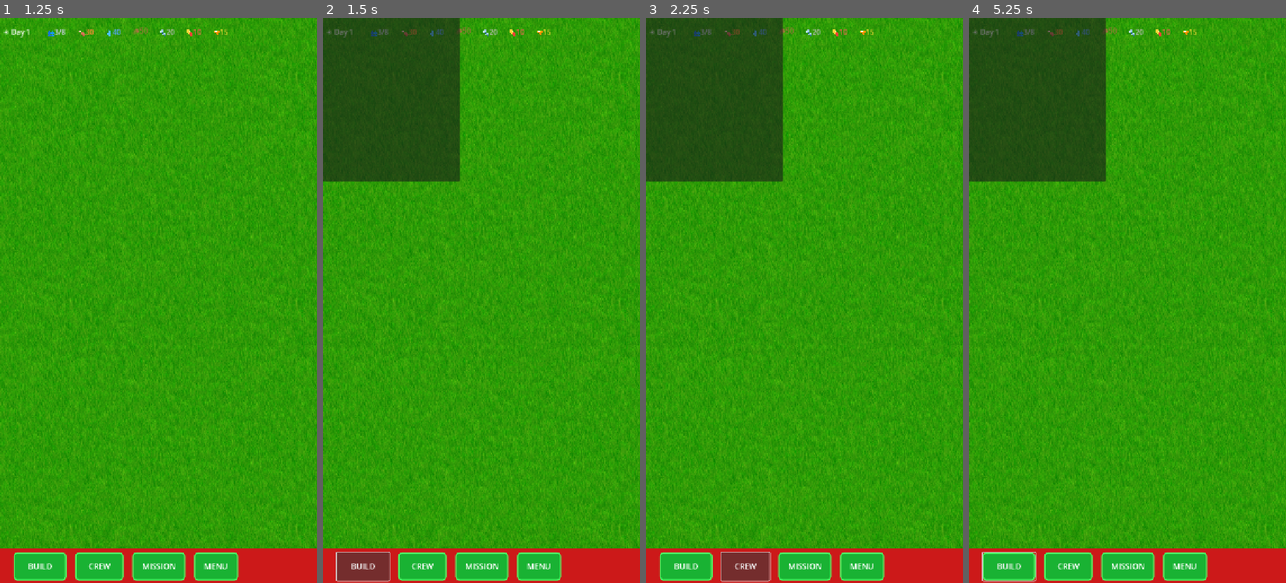
Above: before the commit, frames 1-4 (left to right).
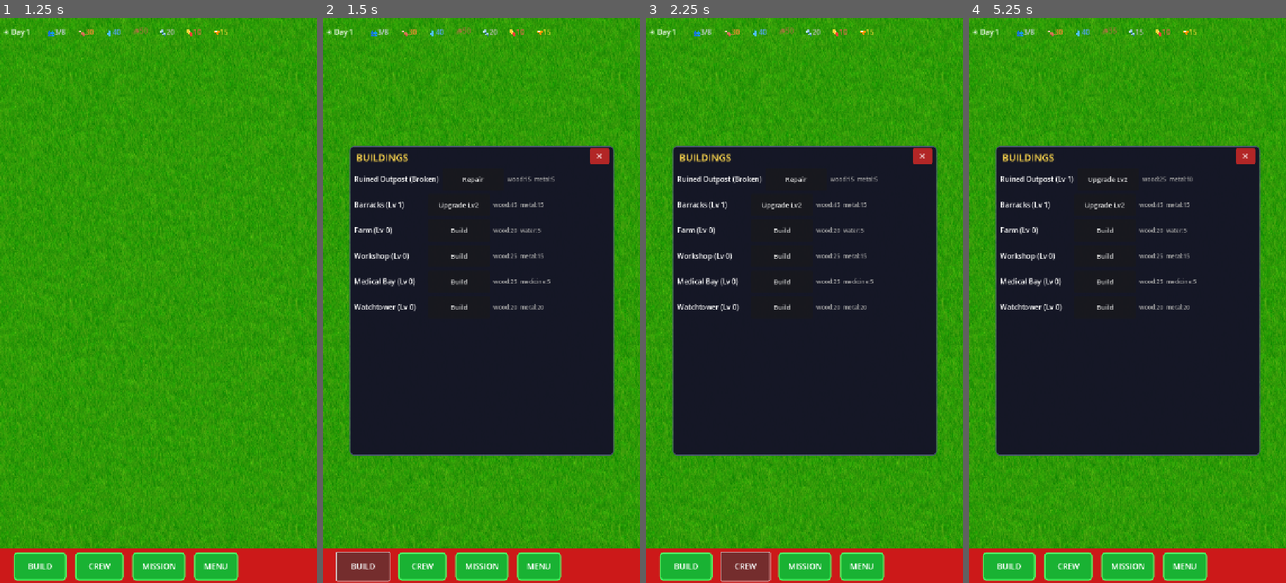
Above: after the commit, the same moments.

Repository: doyler34/zombie-outbreak
Game: Godot game, scene res://scenes/main_menu.tscn
Two runs of this game, one before a commit and one after it. Both use one fixed random seed, a clock stepped at 60 frames per second and the inputs below.
Inputs (mouse positions are in pixels of both pictures, inside the frame that each line leads up to):
- Up to frame 1 (1.25 s): click "NEW GAME" at 0.5 s
- Up to frame 2 (1.5 s): click "BUILD" at 1.25 s
- Up to frame 3 (2.25 s): click "CREW" at 2 s
- Up to frame 4 (5.25 s): click "MISSION" at 2.75 s; click (1244, 153) at 3.5 s, where only the run after the commit has a clickable "✕"; click "BUILD" at 4.25 s; click (1117, 181) at 5 s, where only the run after the commit has a clickable "Repair"

Frame 1 is identical in both runs. In frame 2, 56% of the frame differs, in the area x 0-92%, y 0-78%; in frame 3, 56%; in frame 4, 56%, in the area x 0-92%, y 0-100%.

Commit message:
fix: building panel manually centered, solid background, tap-to-close
- Panel now positioned at (60, 290) — exact center of 720x1280 viewport
- Solid dark background (StyleBoxFlat) — no longer see-through grey
- Tapping the dimmed area outside the panel closes it
- Close button: bright red, rounded, easy to see
- All panel elements use absolute position/size — no anchor dependency

Diff:
--- a/scripts/base_scene.gd
+++ b/scripts/base_scene.gd
@@ -108,44 +108,70 @@
 	building_panel = Control.new()
 	building_panel.set_anchors_preset(Control.PRESET_FULL_RECT)
 	building_panel.visible = false
-
+	building_panel.mouse_filter = Control.MOUSE_FILTER_STOP
+
+	# Dim background — tap anywhere on it closes the panel
 	var dim = ColorRect.new()
 	dim.set_anchors_preset(Control.PRESET_FULL_RECT)
-	dim.color = Color(0, 0, 0, 0.7)
+	dim.color = Color(0, 0, 0, 0.75)
+	dim.mouse_filter = Control.MOUSE_FILTER_STOP
+	dim.gui_input.connect(func(event: InputEvent):
+		if event is InputEventMouseButton and event.pressed:
+			building_panel.visible = false
+	)
 	building_panel.add_child(dim)
 
+	# Panel box — centered MANUALLY (720x1280 viewport, 600x700 panel)
+	var bw = 600
+	var bh = 700
 	var box = Panel.new()
-	box.set_anchors_preset(Control.PRESET_CENTER)
-	box.offset_left = -310
-	box.offset_top = -370
-	box.offset_right = 310
-	box.offset_bottom = 370
+	box.set_position(Vector2((720 - bw) / 2, (1280 - bh) / 2))
+	box.set_size(Vector2(bw, bh))
+	# Solid dark background
+	var panel_style = StyleBoxFlat.new()
+	panel_style.bg_color = Color(0.08, 0.08, 0.15, 0.98)
+	panel_style.border_width_left = 2
+	panel_style.border_width_right = 2
+	panel_style.border_width_top = 2
+	panel_style.border_width_bottom = 2
+	panel_style.border_color = Color(0.3, 0.3, 0.5, 1)
+	panel_style.corner_radius_top_left = 8
+	panel_style.corner_radius_top_right = 8
+	panel_style.corner_radius_bottom_left = 8
+	panel_style.corner_radius_bottom_right = 8
+	box.add_theme_stylebox_override("panel", panel_style)
 	building_panel.add_child(box)
 
+	# Title
 	var title = Label.new()
-	title.layout_mode = 1
-	title.anchor_right = 1.0
-	title.offset_bottom = 40
-	title.text = "  BUILDINGS"
+	title.set_position(Vector2(15, 10))
+	title.set_size(Vector2(bw - 70, 30))
+	title.text = "BUILDINGS"
 	title.add_theme_font_size_override("font_size", 22)
 	title.add_theme_color_override("font_color", Color(1, 0.85, 0.3, 1))
 	box.add_child(title)
 
+	# Close button — bright red, easy to see and tap
 	var close = Button.new()
-	close.layout_mode = 1
-	close.anchor_left = 1.0
-	close.anchor_right = 1.0
-	close.offset_left = -50
-	close.offset_bottom = 40
-	close.text = "X"
-	close.add_theme_font_size_override("font_size", 20)
+	close.set_position(Vector2(bw - 55, 5))
+	close.set_size(Vector2(45, 35))
+	close.text = "✕"
+	close.add_theme_font_size_override("font_size", 18)
+	var close_style = StyleBoxFlat.new()
+	close_style.bg_color = Color(0.7, 0.15, 0.15, 1)
+	close_style.corner_radius_top_left = 4
+	close_style.corner_radius_top_right = 4
+	close_style.corner_radius_bottom_left = 4
+	close_style.corner_radius_bottom_right = 4
+	close.add_theme_stylebox_override("normal", close_style)
+	close.add_theme_color_override("font_color", Color(1, 1, 1, 1))
 	close.pressed.connect(func(): building_panel.visible = false)
 	box.add_child(close)
 
+	# Scroll container for building list
 	var scroll = ScrollContainer.new()
-	scroll.set_anchors_preset(Control.PRESET_FULL_RECT)
-	scroll.offset_top = 45
-	scroll.offset_bottom = -10
+	scroll.set_position(Vector2(10, 50))
+	scroll.set_size(Vector2(bw - 20, bh - 60))
 	box.add_child(scroll)
 
 	building_list = VBoxContainer.new()
